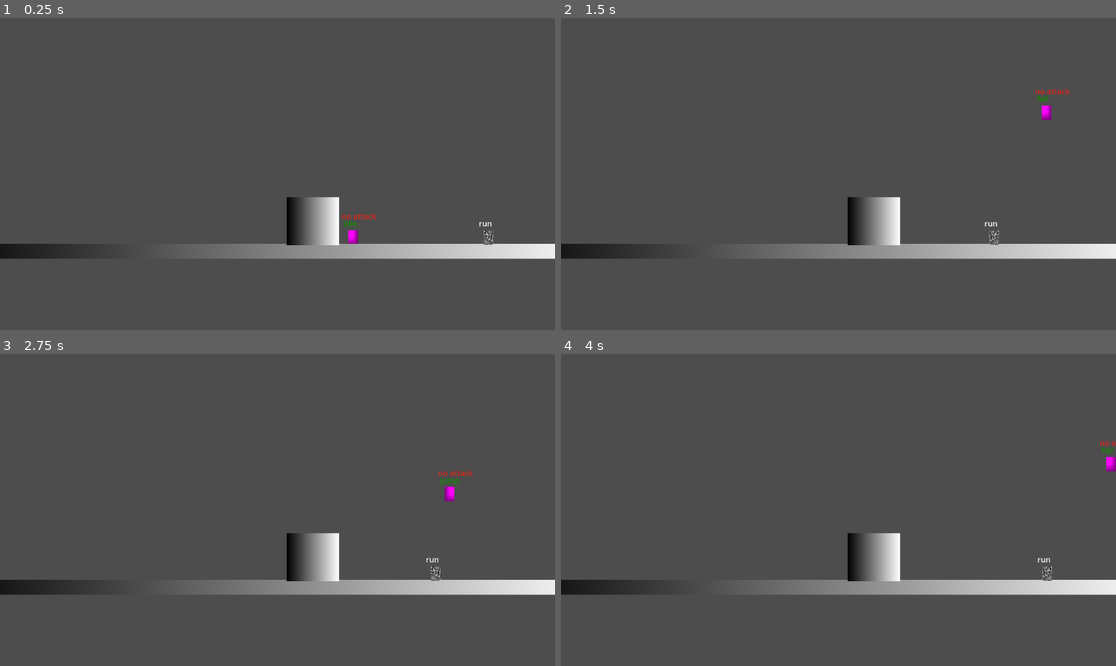
Above: before the commit, frames 1-4 (two rows, left to right).
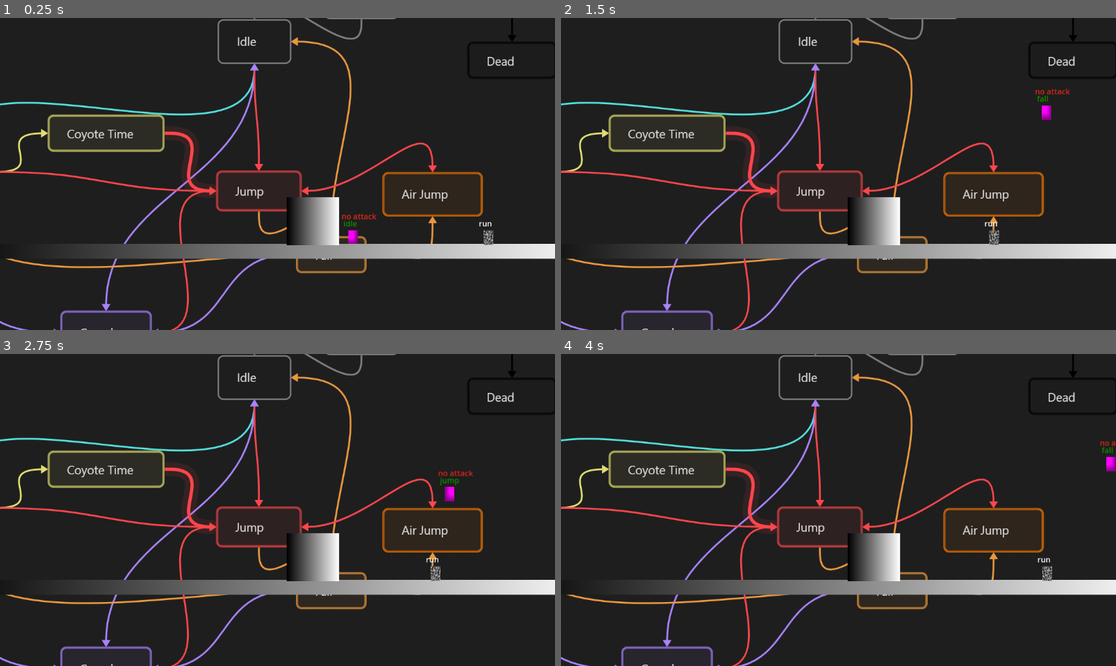
Above: after the commit, the same moments.

Repository: BuzzL123/2D-Platformer-FSM-for-godot
Game: Godot game, scene res://Scenes/Worlds/demo_world.tscn
Two runs of this game, one before a commit and one after it. Both use one fixed random seed, a clock stepped at 60 frames per second and the inputs below.
Inputs:
- Up to frame 1 (0.25 s): no input
- Up to frame 2 (1.5 s): hold S (right) from 0.53 s (still down); tap W (jump) at 0.6, 0.77, 1.07 s; tap X (crouch) at 1.35 s
- Up to frame 3 (2.75 s): tap W (jump) at 1.52, 1.55, 1.82, 2.3 s; release S (right) at 2.03 s; hold A (left) from 2.03 s (still down); hold C (dash) from 2.03 s (still down)
- Up to frame 4 (4 s): release A (left) at 2.78 s; release C (dash) at 2.78 s; hold S (right) from 2.78 s (still down); tap W (jump) at 2.85, 3.02, 3.32, 3.77, 3.8 s; hold X (crouch) from 3.53 s (still down)

The runs differ from the first frame. In frame 1, 93% of the frame differs, in the area x 0-100%, y 0-100%; in frame 2, 93%; in frame 3, 93%; in frame 4, 93%.

Commit message:
death fix #1

Diff:
--- a/Scenes/NPCs/NPC_001.tscn
+++ b/Scenes/NPCs/NPC_001.tscn
@@ -96,6 +96,7 @@
 
 [node name="Dead" type="Node" parent="MovementStateMachine"]
 script = ExtResource("10_snl6g")
+animation_name = "RESET"
 
 [node name="Lables" type="Control" parent="."]
 layout_mode = 3
--- a/Scenes/Players/player.tscn
+++ b/Scenes/Players/player.tscn
@@ -250,6 +250,7 @@
 
 [node name="Dead" type="Node" parent="MovementStateMachine"]
 script = ExtResource("11_j8xm3")
+animation_name = "RESET"
 
 [node name="AttackStateMachine" type="Node" parent="." node_paths=PackedStringArray("starting_state")]
 script = ExtResource("2_8reab")
--- a/Scenes/Worlds/demo_world.tscn
+++ b/Scenes/Worlds/demo_world.tscn
@@ -1,6 +1,7 @@
-[gd_scene load_steps=8 format=3 uid="uid://bkhl1lx40vxgv"]
+[gd_scene load_steps=9 format=3 uid="uid://bkhl1lx40vxgv"]
 
 [ext_resource type="PackedScene" uid="uid://dx61o0k2qkbyn" path="res://Scenes/Players/player.tscn" id="1_lwveb"]
+[ext_resource type="Texture2D" uid="uid://df2otgbli4rg7" path="res://Screenshots/States.png" id="1_sgqcn"]
 [ext_resource type="PackedScene" uid="uid://m7src34586sf" path="res://Scenes/NPCs/NPC_001.tscn" id="2_lwveb"]
 
 [sub_resource type="Gradient" id="Gradient_ru8pd"]
@@ -18,6 +19,10 @@
 size = Vector2(109, 112)
 
 [node name="Demo_World" type="Node2D"]
+
+[node name="States" type="Sprite2D" parent="."]
+position = Vector2(688, 112)
+texture = ExtResource("1_sgqcn")
 
 [node name="player" parent="." instance=ExtResource("1_lwveb")]
 position = Vector2(733, 449)
--- a/Scripts/StateMachine/AttackStates/JabAttackState.gd
+++ b/Scripts/StateMachine/AttackStates/JabAttackState.gd
@@ -18,6 +18,5 @@
 	return null
 
 func process_physics(delta: float) -> State:
-	if data_store["Health"] <= 0:
-		return DeadState
+
 	return IdleAttackState
--- a/Scripts/StateMachine/MovementStates/DeathState.gd
+++ b/Scripts/StateMachine/MovementStates/DeathState.gd
@@ -26,10 +26,13 @@
 func process_physics(delta: float) -> State:
 	move_component.is_input_enabled = false
 
-	parent.move_and_slide()
+	#parent.move_and_slide()
 
 	timer -= delta
 	if timer <= 0:
 		# Reload the current scene after a short delay
 		get_tree().reload_current_scene()  # This reloads the whole scene fresh
 	return null
+
+func get_jump() -> bool:
+	return true
--- a/Scripts/StateMachine/MovementStates/IdleState.gd
+++ b/Scripts/StateMachine/MovementStates/IdleState.gd
@@ -30,7 +30,6 @@
 
 	if !parent.is_on_floor():
 		return FallState
-	if data_store["Health"] <= 0:
-		return DeadState
+
 
 	return null
--- a/Scripts/StateMachine/StateMachine.gd
+++ b/Scripts/StateMachine/StateMachine.gd
@@ -22,6 +22,11 @@
 	# Setup death state here from your children
 	if has_node("Dead"):
 		data_store["death_state"] = get_node("Dead")
+
+	if data_store["Health"] <= 0:
+		return get_node("Dead")
+
+
 
 	change_state(starting_state)
 
--- a/project.godot
+++ b/project.godot
@@ -19,6 +19,7 @@
 
 folder_colors={
 "res://Scenes/": "yellow",
+"res://Screenshots/": "pink",
 "res://Scripts/": "green"
 }
 
Not shown, added: Screenshots/States.png.import
